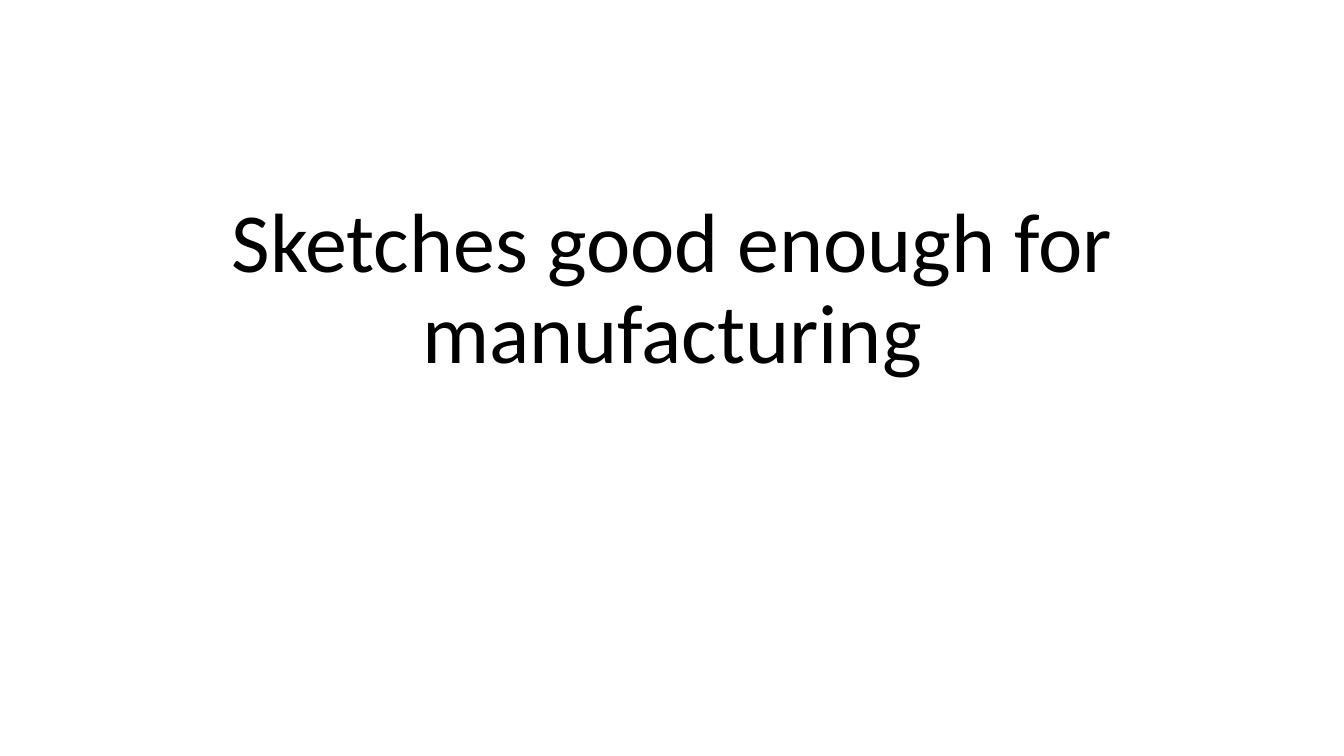
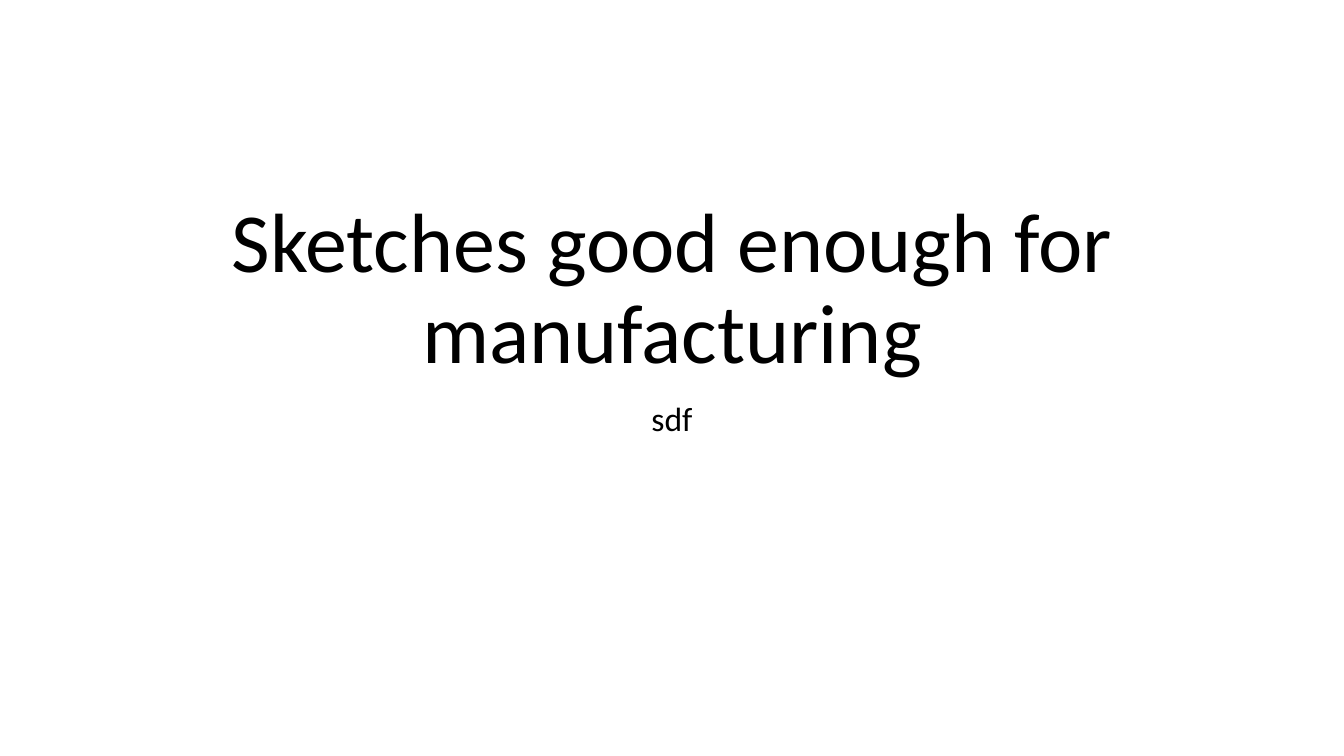
Before and after one commit to inexplicable01/saga, a slide deck: slide 1 of PartDesign/FinalOutput.pptx. Drawn at 1344x756 pixels with LibreOffice and Linux fonts; fonts in the diff are those of the drawing. Boxes give left, top, right and bottom in pixels: in the first picture for what was removed or moved away, otherwise in the second. Text is boxed around its words. In the diff, an @@ line names an element or a change of style, - is before the commit and + after.

```diff
--- a/PartDesign/FinalOutput.pptx
+++ b/PartDesign/FinalOutput.pptx
@@ subtitle added at (x1=651, y1=407, x2=692, y2=432), 24 pt, text #000000 @@
+sdf
```
Also in this commit, not shown: 14 other files.
